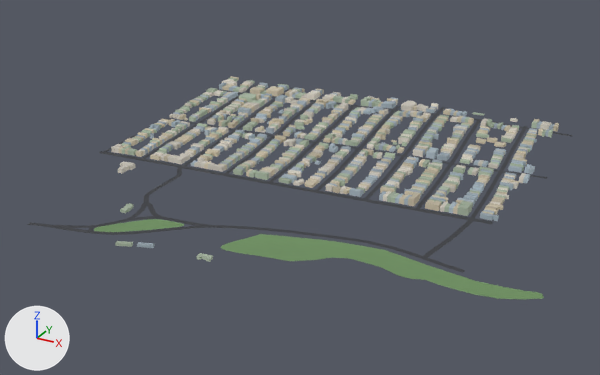
The glTF model public/tiles/tile_3_13.glb, before and after one commit.
Camera for both pictures: a 50 mm camera at (-3658.0, -3180.0, 646.0) aimed at (-4342.0, -1937.0, 24.0). Arrows for +X, +Y and +Z are at lower left; the lights stay in place. The older version comes first. Where no turn or scale is listed for an object, it has been applied to the vertices.

The first picture shows 'bld_3_13', 'grn_3_13', 'road_3_13'.
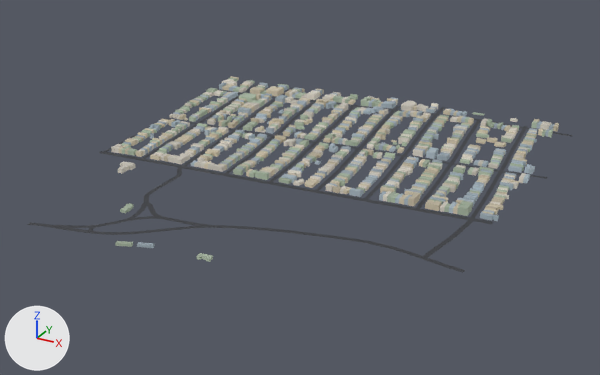
The change, as a list of edits to the scene's bpy script:
```text
Remove ob_grn_3_13:
    ob_grn_3_13 = bpy.data.objects.new('grn_3_13', me_grn_3_13)
    ob_grn_3_13.location = (-4193.0, -2196.0, 38.0)
```

Location of each change, [x1, y1, x2, y2] in pixels of the pictures (600 x 375 px):
'grn_3_13', deleted (green): before [94, 219, 544, 299]
